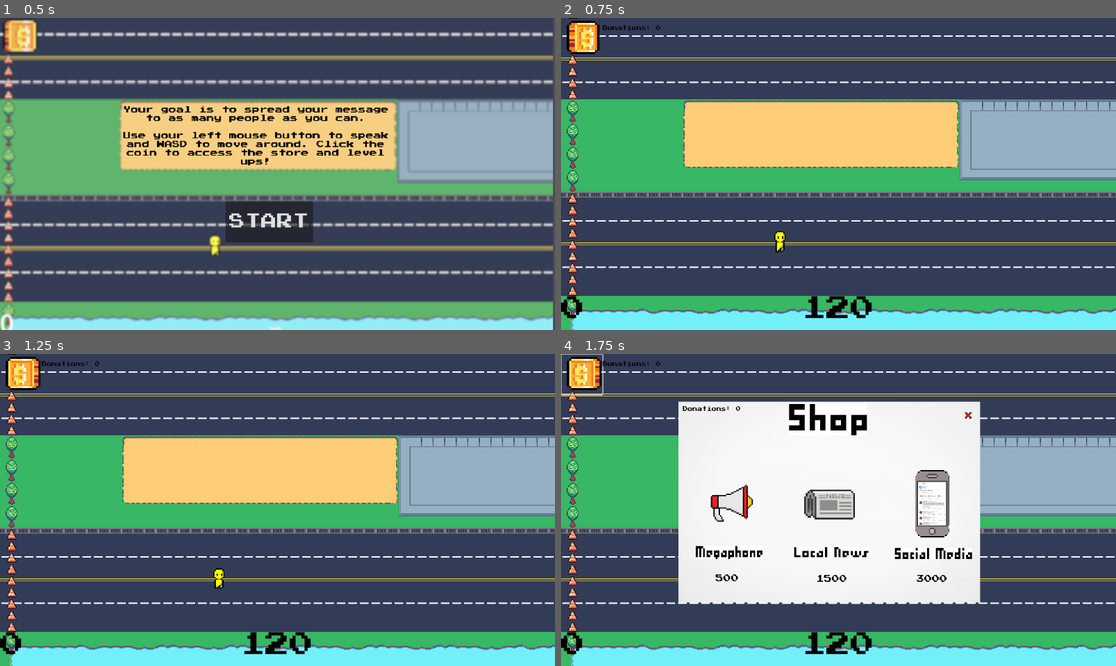
Above: before the commit, frames 1-4 (two rows, left to right).
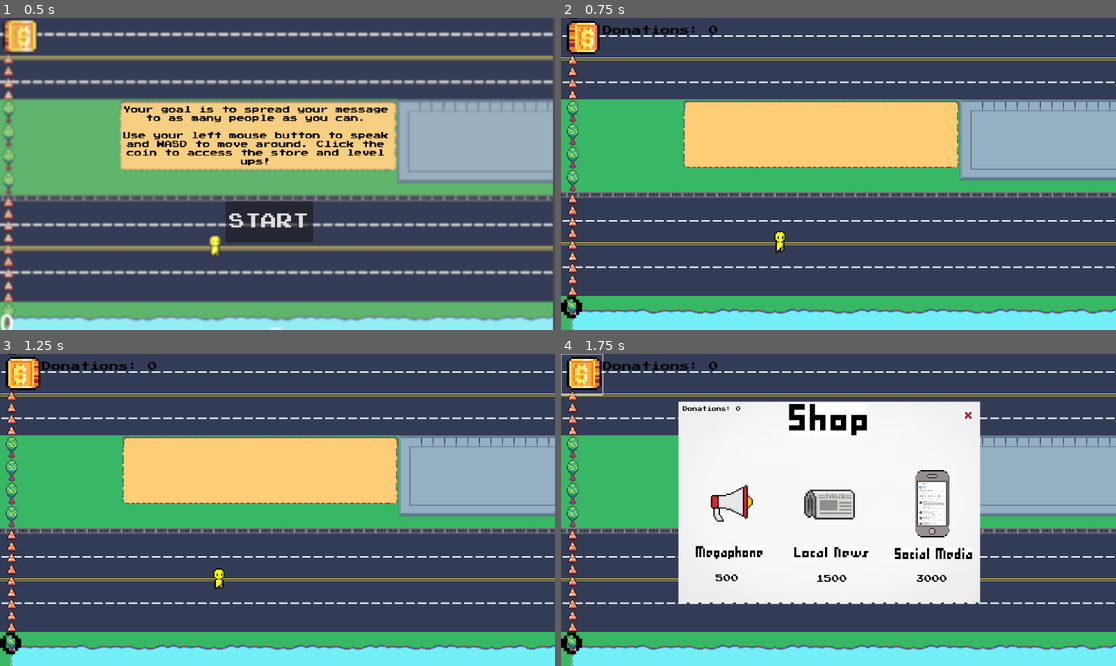
Above: after the commit, the same moments.

Repository: eliseokeefe/GameDevFinal
Game: Godot game, scene res://start.tscn
Same seed, same stepped clock (60 frames per second), same inputs: the game is played once before the commit and once after it.
Inputs (mouse positions are in pixels of both pictures, inside the frame that each line leads up to):
- Up to frame 1 (0.5 s): no input
- Up to frame 2 (0.75 s): click "START" at 0.5 s
- Up to frame 3 (1.25 s): no input
- Up to frame 4 (1.75 s): click (583, 375) at 1.25 s

Frame 1 is identical in both runs. In frame 2, 0.7% of the frame differs, in the area x 7-57%, y 2-97%; in frame 3, 0.7%; in frame 4, 0.7%.

Commit message:
Fixed timer bug and increased donation size

Diff:
--- a/in_game_hud.gd
+++ b/in_game_hud.gd
@@ -1,5 +1,5 @@
 extends CanvasLayer
-@onready var timer := 1
+@onready var timer
 @onready var score := 0
 @onready var money := 0
 signal shopPressed
@@ -13,6 +13,8 @@
 		$ShopButton.set_visible(false)
 		$AnimatedSprite2D.set_visible(false)
 		$DonationLabel.set_visible(false)
+	else:
+		timer = 120
 
 
 # Called every frame. 'delta' is the elapsed time since the previous frame.
--- a/in_game_hud.tscn
+++ b/in_game_hud.tscn
@@ -107,7 +107,7 @@
 theme_override_colors/font_color = Color(0, 0, 0, 1)
 theme_override_fonts/font = ExtResource("2_sbn5i")
 theme_override_font_sizes/font_size = 50
-text = "120
+text = "
 "
 
 [node name="ShopButton" type="Button" parent="."]
@@ -132,7 +132,7 @@
 offset_bottom = 39.0
 theme_override_colors/font_color = Color(0, 0, 0, 1)
 theme_override_fonts/font = ExtResource("2_sbn5i")
-theme_override_font_sizes/font_size = 10
+theme_override_font_sizes/font_size = 20
 text = "Donations: 0"
 
 [connection signal="timeUp" from="." to="." method="_on_time_up"]
